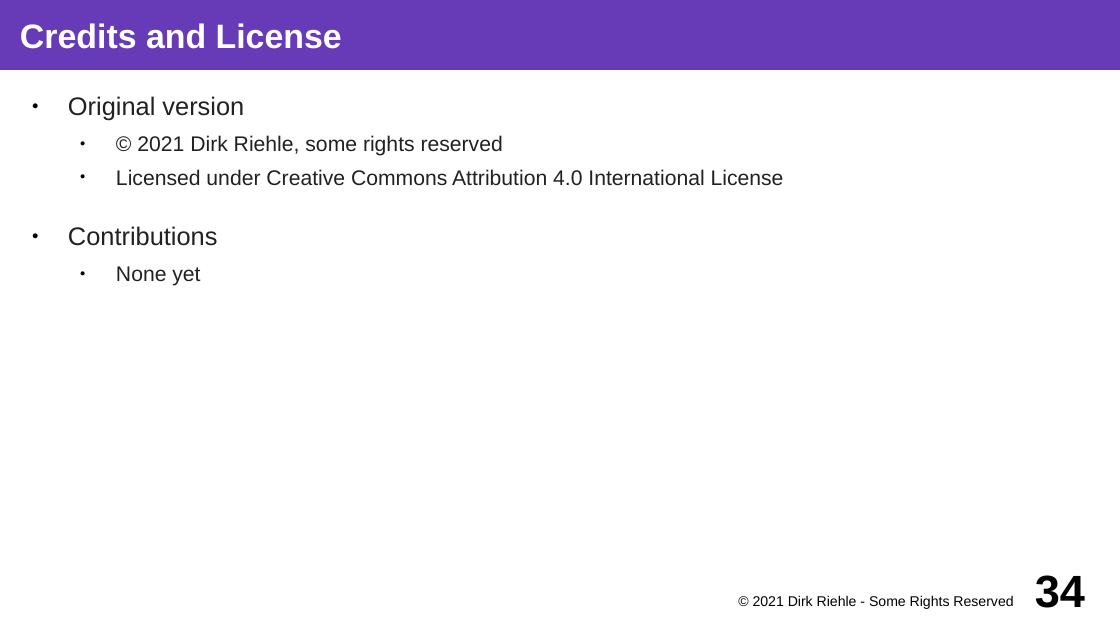
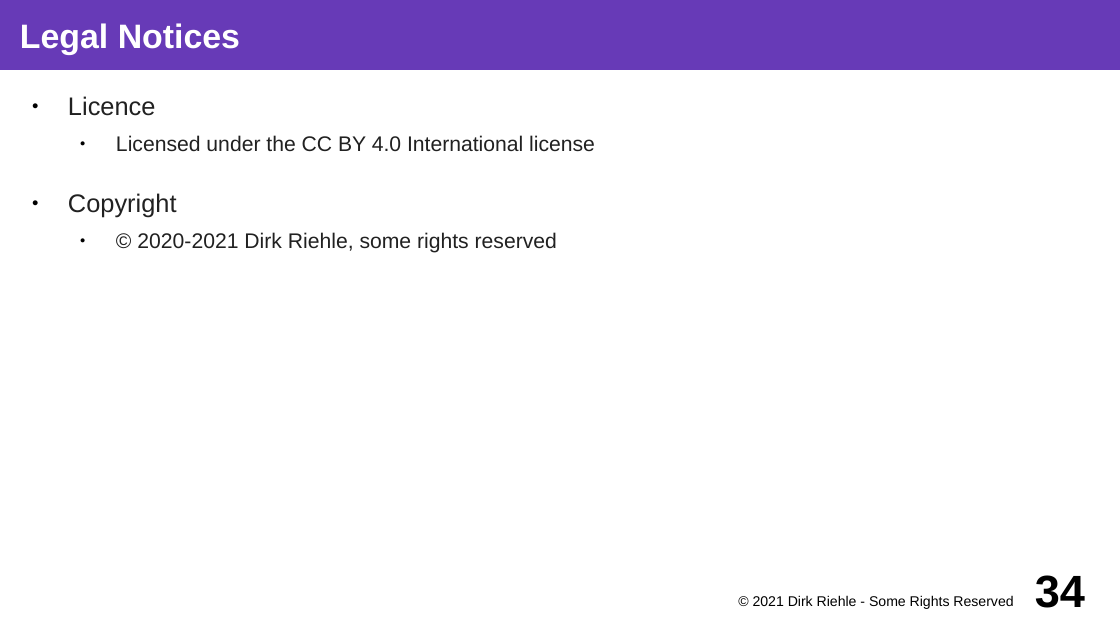
Before and after one commit to dirkriehle/coss-course, a slide deck: slide 34 of Lecture slides/COSS D02 - Research and Startup.odp. Drawn at 1120x630 pixels with LibreOffice and Linux fonts; fonts in the diff are those of the drawing. Boxes give left, top, right and bottom in pixels: in the first picture for what was removed or moved away, otherwise in the second. Text is boxed around its words. In the diff, an @@ line names an element or a change of style, - is before the commit and + after.

Commit message:
Updated legal notices

```diff
--- a/Lecture slides/COSS D02 - Research and Startup.odp
+++ b/Lecture slides/COSS D02 - Research and Startup.odp
@@ title at bbox=[20, 23, 240, 55]: text changed @@
-Credits and License
+Legal Notices
@@ text at bbox=[68, 96, 595, 253]: text changed @@
-● Original version
-  ● © 2021 Dirk Riehle, some rights reserved
-  ● Licensed under Creative Commons Attribution 4.0 International License
-● Contributions
-  ● None yet
+● Licence
+  ● Licensed under the CC BY 4.0 International license
+● Copyright
+  ● © 2020-2021 Dirk Riehle, some rights reserved
```
Also in this commit, not shown: 30 other files.
